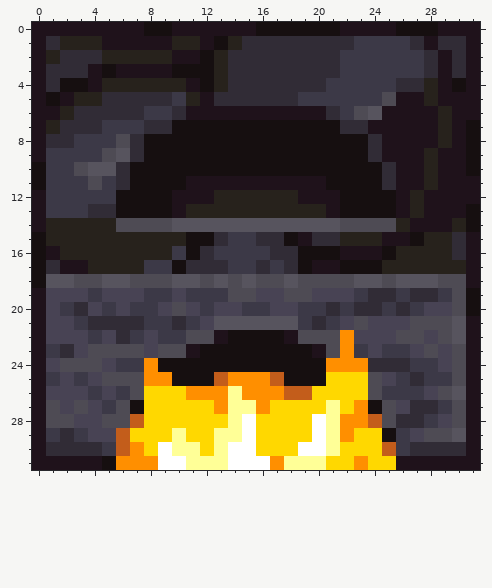
A pixel-art sprite gets an edit: assets/minecraft/optifine/ctm/biome_dependent/furnace/4.png. The first picture shows the starting point.
The file is 32x32 pixels.
The same view after the edit:
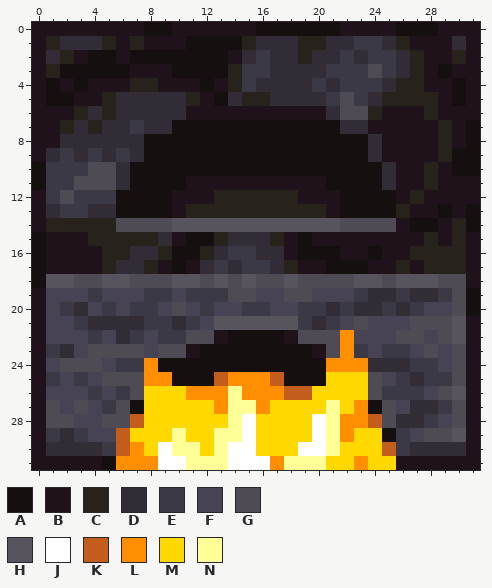
Palette (. is transparent): A #160f10  B #1f121b  C #27221c  D #312c36  E #3c3947  F #484354  G #4e4b54  H #57545e  J #ffffff  K #c35d1b  L #ff8f00  M #ffd800  N #ffff97
Difference:
Colour B becomes colour A in row 1 at x 12; in row 2 at x 10 to 11; in row 3 at x 4, 6 and 29; in row 5 at x 2 and 30; in rows 9 to 10 at x 30; in row 13 at x 29.
Colour B becomes colour A in row 14 at x 27 to 28; in row 15 at x 19; in row 16 at x 24; in row 17 at x 21.
Colour C becomes colour A in row 1 at x 11 and 14; in row 2 at x 5, 7 to 9 and 13; in row 3 at x 13.
Colour D becomes colour A in row 2 at x 4; in row 3 at x 2 to 3; in row 4 at x 1; in row 5 at x 13.
Colour E becomes colour A in row 16 at x 10.
Colour A becomes colour B in row 4 at x 2; in row 15 at x 18 and 27; in row 16 at x 25; in row 17 at x 19 and 24.
Colour C becomes colour B in row 1 at x 10; in row 2 at x 6; in row 4 at x 5 to 6, 9 to 10, 13 and 28; in row 5 at x 3 to 4; in row 6 at x 2 and 29; in row 7 at x 1.
Colour C becomes colour B in row 9 at x 28; in row 13 at x 27; in row 14 at x 26; in row 15 at x 1 to 3, 10, 22 to 24 and 29; in row 16 at x 2 to 4 and 26; in row 17 at x 4, 25 and 27.
Colour D becomes colour B in row 1 at x 27 and 29; in row 2 at x 3, 14 and 28; in row 3 at x 28 and 30; in row 8 at x 1; in row 15 at x 20 to 21; in row 16 at x 18.
Colour D becomes colour B in row 17 at x 1 and 11.
Colour E becomes colour B in row 17 at x 9.
Colour B becomes colour C in row 1 at x 5 and 7; in row 5 at x 26 to 27; in row 6 at x 28; in row 9 at x 29; in row 13 at x 26.
Colour D becomes colour C in row 1 at x 1, 15 and 19 to 20; in row 2 at x 2, 19 and 30; in row 3 at x 1 and 14; in row 4 at x 14 and 26 to 27; in row 5 at x 5 and 15 to 16; in row 6 at x 3 and 5.
Colour D becomes colour C in row 7 at x 2 and 4; in row 15 at x 13, 17 and 30; in row 16 at x 12 and 30; in row 17 at x 18.
Colour E becomes colour C in row 1 at x 26; in rows 2 to 3 at x 27; in row 17 at x 8.
Colour G becomes colour C in row 5 at x 25.
Colour H becomes colour C in row 6 at x 24.
Colour C becomes colour D in row 1 at x 2 to 4; in row 2 at x 1; in row 15 at x 9; in row 16 at x 7 to 8; in row 17 at x 6 to 7.
Colour E becomes colour D in row 1 at x 25; in row 2 at x 23 and 26; in row 3 at x 26; in row 4 at x 21 and 25; in row 5 at x 10, 19 to 20 and 24; in row 6 at x 8 to 9.
Colour E becomes colour D in row 7 at x 5 to 6; in row 8 at x 3 to 5; in row 9 at x 1 and 3; in row 13 at x 1; in row 15 at x 14 to 15; in row 16 at x 13 and 16.
Colour E becomes colour D in row 17 at x 14 and 17.
Colour G becomes colour D in row 8 at x 6; in row 9 at x 5.
Colour D becomes colour E in row 2 at x 16; in row 3 at x 15 to 16 and 21; in row 4 at x 15 and 20; in row 17 at x 13 and 16.
Colour G becomes colour E in row 10 at x 3.
Colour H becomes colour E in row 9 at x 6.
Colour E becomes colour G in row 3 at x 24; in rows 5 to 6 at x 22; in row 11 at x 3 and 5; in row 12 at x 2.
Colour H becomes colour G in row 10 at x 4 to 5.
Where, in picture pixels (left, top, right, bottom), the same in both pictures:
changed: (46, 36, 466, 274)
